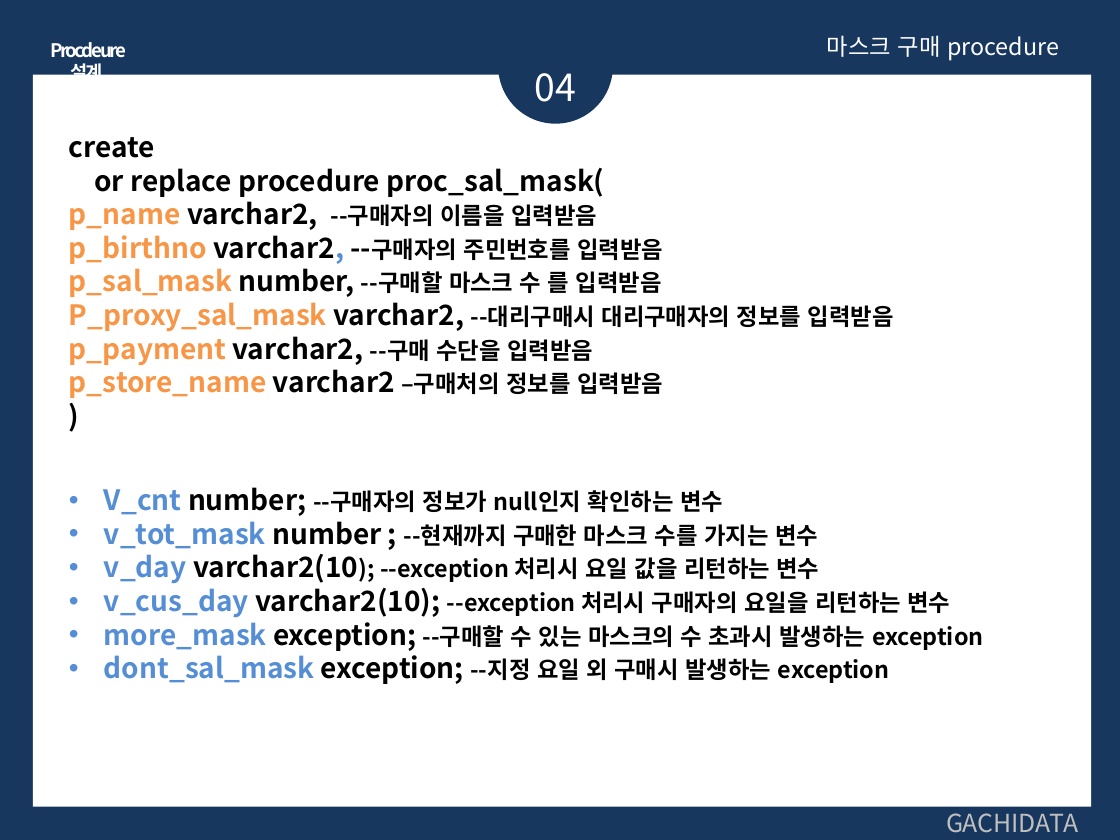
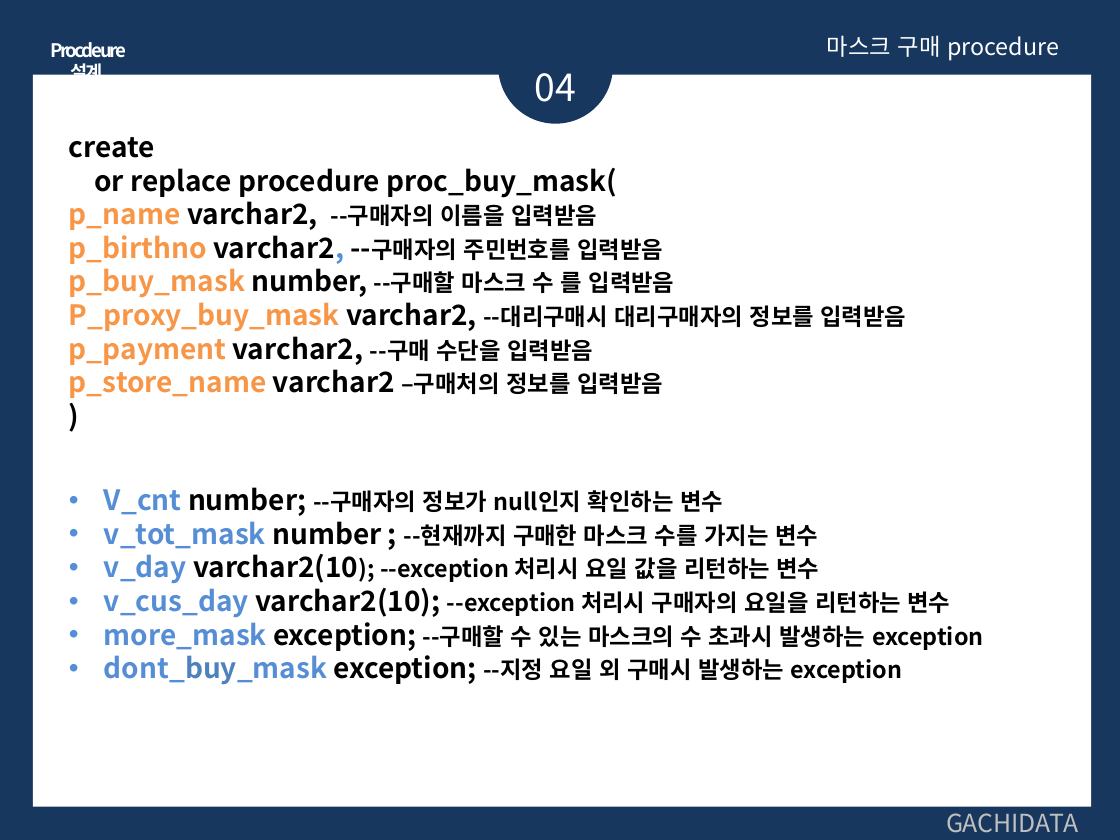
Before and after one commit to Monoreil/edu-sql, a slide deck: slide 15 of 11차SQL_hyeongmin.pptx. Drawn at 1120x840 pixels with LibreOffice and Linux fonts; fonts in the diff are those of the drawing. Boxes give left, top, right and bottom in pixels: in the first picture for what was removed or moved away, otherwise in the second. Text is boxed around its words. In the diff, an @@ line names an element or a change of style, - is before the commit and + after.

```diff
--- a/11차SQL_hyeongmin.pptx
+++ b/11차SQL_hyeongmin.pptx
@@ text at [94,168,618,198]: text changed @@
-or replace procedure proc_sal_mask(
+or replace procedure proc_buy_mask(
@@ text at [69,263,907,332]: text changed @@
-p_sal_mask number, --구매할 마스크 수 를 입력받음
-P_proxy_sal_mask varchar2, --대리구매시 대리구매자의 정보를 입력받음
+p_buy_mask number, --구매할 마스크 수 를 입력받음
+P_proxy_buy_mask varchar2, --대리구매시 대리구매자의 정보를 입력받음
@@ text at [104,650,903,685]: text changed @@
-• dont_sal_mask exception; --지정 요일 외 구매시 발생하는 exception
+• dont_buy_mask exception; --지정 요일 외 구매시 발생하는 exception
```
Also in this commit, not shown: 7 other slides changed.
